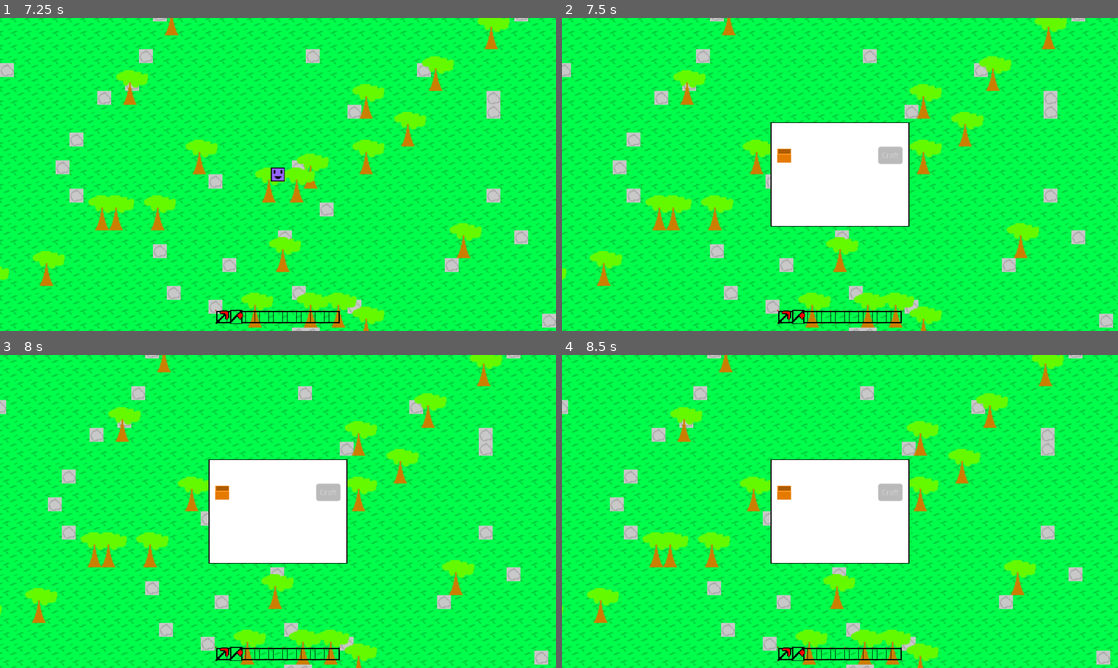
Above: before the commit, frames 1-4 (two rows, left to right).
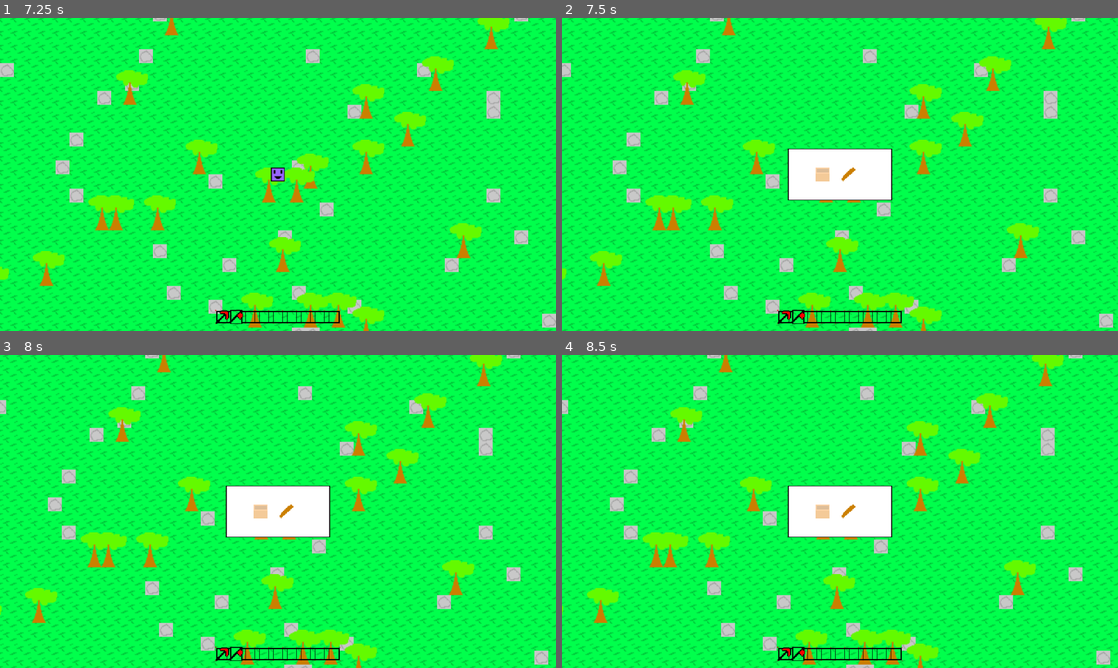
Above: after the commit, the same moments.

Repository: Pokebrouserkat/world
Game: Godot game, scene res://scenes/world.tscn
Two runs of this game, one before a commit and one after it. Both use one fixed random seed, a clock stepped at 60 frames per second and the inputs below.
Inputs (mouse positions are in pixels of both pictures, inside the frame that each line leads up to):
- Up to frame 1 (7.25 s): click (222, 318) at 0.52 s; click (233, 318) at 1.27 s; click (250, 318) at 2.02 s; click (266, 318) at 2.77 s; click (278, 318) at 3.52 s; click (289, 318) at 4.27 s; click (305, 318) at 5.02 s; click (316, 318) at 5.77 s; click (333, 318) at 6.52 s
- Up to frame 2 (7.5 s): tap Enter at 7.25 s; move the mouse to (962, 158) at 7.27 s; hold Right from 7.28 s (still down); tap C at 7.35 s; click (962, 158) at 7.42 s
- Up to frame 3 (8 s): keep holding Right
- Up to frame 4 (8.5 s): release Right at 8 s; drag from (728, 527) to (812, 574) at 8.02 s

Frame 1 is identical in both runs. In frame 2, 5.7% of the frame differs, in the area x 37-63%, y 33-67%; in frame 3, 5.7%; in frame 4, 5.7%.

Commit message:
Improve crafting UI and box pickup behavior
- Crafting: click the output item icon to craft (removed button)
- Show ingredient icon smaller with quantity number next to it
- Box breaks in one hit (no health tracking)
- Box drops with no pickup delay for instant collection

🤖 Generated with [Claude Code](https://claude.com/claude-code)

Co-Authored-By: Claude Opus 4.5 <noreply@anthropic.com>

Diff:
--- a/scripts/crafting_window.gd
+++ b/scripts/crafting_window.gd
@@ -10,7 +10,7 @@
 
 # UI elements
 var recipe_container: VBoxContainer = null
-var recipe_buttons: Array[Button] = []
+var recipe_buttons: Array[TextureButton] = []
 
 # Textures
 var box_texture: Texture2D = preload("res://graphics/box.png")
@@ -18,6 +18,9 @@
 var window_bg: Texture2D = preload("res://graphics/windowtileset.png")
 var slot_texture: Texture2D = preload("res://graphics/itemslot.png")
 
+# Ingredient textures lookup
+var ingredient_textures: Dictionary = {}
+
 
 func _ready() -> void:
 	add_to_group("crafting_window")
@@ -32,6 +35,9 @@
 
 
 func _setup_recipes() -> void:
+	# Set up ingredient texture lookup
+	ingredient_textures["Wood"] = wood_texture
+
 	recipes["Box"] = {
 		"ingredients": {"Wood": 5},
 		"output_quantity": 1,
@@ -49,8 +55,8 @@
 	panel.patch_margin_bottom = 4
 	panel.texture_filter = CanvasItem.TEXTURE_FILTER_NEAREST
 	panel.set_anchors_preset(Control.PRESET_CENTER)
-	panel.custom_minimum_size = Vector2(160, 120)
-	panel.size = Vector2(160, 120)
+	panel.custom_minimum_size = Vector2(120, 60)
+	panel.size = Vector2(120, 60)
 	panel.position = -panel.size / 2
 	add_child(panel)
 
@@ -58,14 +64,14 @@
 	var title = Label.new()
 	title.text = "Crafting"
 	title.horizontal_alignment = HORIZONTAL_ALIGNMENT_CENTER
-	title.position = Vector2(0, 8)
-	title.size = Vector2(160, 16)
+	title.position = Vector2(0, 6)
+	title.size = Vector2(120, 14)
 	panel.add_child(title)
 
 	# Recipe container
 	recipe_container = VBoxContainer.new()
-	recipe_container.position = Vector2(8, 28)
-	recipe_container.size = Vector2(144, 84)
+	recipe_container.position = Vector2(8, 22)
+	recipe_container.size = Vector2(104, 32)
 	panel.add_child(recipe_container)
 
 	_populate_recipes()
@@ -86,34 +92,49 @@
 func _create_recipe_row(recipe_name: String, recipe: Dictionary) -> HBoxContainer:
 	var row = HBoxContainer.new()
 	row.add_theme_constant_override("separation", 4)
-
-	# Output icon
-	var output_icon = TextureRect.new()
-	output_icon.texture = recipe.texture
-	output_icon.texture_filter = CanvasItem.TEXTURE_FILTER_NEAREST
-	output_icon.stretch_mode = TextureRect.STRETCH_KEEP_CENTERED
-	output_icon.custom_minimum_size = Vector2(16, 16)
-	row.add_child(output_icon)
-
-	# Recipe info label
-	var info = Label.new()
-	var ingredients_text = ""
+	row.alignment = BoxContainer.ALIGNMENT_CENTER
+
+	# Clickable output icon
+	var output_btn = TextureButton.new()
+	output_btn.texture_normal = recipe.texture
+	output_btn.texture_filter = CanvasItem.TEXTURE_FILTER_NEAREST
+	output_btn.stretch_mode = TextureButton.STRETCH_KEEP
+	output_btn.pressed.connect(_on_craft_pressed.bind(recipe_name))
+	row.add_child(output_btn)
+	recipe_buttons.append(output_btn)
+
+	# Equals sign
+	var equals = Label.new()
+	equals.text = "="
+	equals.add_theme_font_size_override("font_size", 10)
+	row.add_child(equals)
+
+	# Ingredients
+	var first_ing = true
 	for ing_name in recipe.ingredients:
-		if ingredients_text != "":
-			ingredients_text += ", "
-		ingredients_text += str(recipe.ingredients[ing_name]) + " " + ing_name
-	info.text = recipe_name + " (" + ingredients_text + ")"
-	info.add_theme_font_size_override("font_size", 8)
-	info.size_flags_horizontal = Control.SIZE_EXPAND_FILL
-	row.add_child(info)
-
-	# Craft button
-	var craft_btn = Button.new()
-	craft_btn.text = "Craft"
-	craft_btn.add_theme_font_size_override("font_size", 8)
-	craft_btn.pressed.connect(_on_craft_pressed.bind(recipe_name))
-	row.add_child(craft_btn)
-	recipe_buttons.append(craft_btn)
+		if not first_ing:
+			var plus = Label.new()
+			plus.text = "+"
+			plus.add_theme_font_size_override("font_size", 10)
+			row.add_child(plus)
+		first_ing = false
+
+		# Ingredient icon (smaller to show it's not clickable)
+		var ing_icon = TextureRect.new()
+		if ingredient_textures.has(ing_name):
+			ing_icon.texture = ingredient_textures[ing_name]
+		ing_icon.texture_filter = CanvasItem.TEXTURE_FILTER_NEAREST
+		ing_icon.stretch_mode = TextureRect.STRETCH_KEEP_ASPECT_CENTERED
+		ing_icon.custom_minimum_size = Vector2(12, 12)
+		ing_icon.size = Vector2(12, 12)
+		row.add_child(ing_icon)
+
+		# Quantity label
+		var qty = Label.new()
+		qty.text = str(recipe.ingredients[ing_name])
+		qty.add_theme_font_size_override("font_size", 10)
+		qty.vertical_alignment = VERTICAL_ALIGNMENT_CENTER
+		row.add_child(qty)
 
 	return row
 
@@ -178,7 +199,9 @@
 	var idx = 0
 	for recipe_name in recipes:
 		if idx < recipe_buttons.size():
-			recipe_buttons[idx].disabled = not _can_craft(recipes[recipe_name])
+			var can_craft = _can_craft(recipes[recipe_name])
+			# Dim the button if can't craft
+			recipe_buttons[idx].modulate.a = 1.0 if can_craft else 0.4
 		idx += 1
 
 
--- a/scripts/player.gd
+++ b/scripts/player.gd
@@ -129,8 +129,8 @@
         _hit_tile(tile_pos, "rock")
     elif source_id == 2:  # Tree
         _hit_tile(tile_pos, "tree")
-    elif source_id == 3:  # Box
-        _hit_tile(tile_pos, "box")
+    elif source_id == 3:  # Box - instant pickup, no delay
+        _break_tile(tile_pos, "box")
 
 
 func _hit_tile(tile_pos: Vector2i, tile_type: String) -> void:
@@ -153,24 +153,28 @@
     var tile_world_pos = world.map_to_local(tile_pos)
 
     if tile_type == "rock":
-        _spawn_dropped_item("Rock", rock_item_texture, 1, tile_world_pos)
+        _spawn_dropped_item("Rock", rock_item_texture, 1, tile_world_pos, 0.3)
     elif tile_type == "tree":
         # Spread out 10 wood drops
         for i in range(10):
             var spread_offset = Vector2(randf_range(-12, 12), randf_range(-12, 12))
-            _spawn_dropped_item("Wood", wood_texture, 1, tile_world_pos + spread_offset)
+            _spawn_dropped_item("Wood", wood_texture, 1, tile_world_pos + spread_offset, 0.3)
     elif tile_type == "box":
-        _spawn_dropped_item("Box", box_texture, 1, tile_world_pos)
-
-
-func _spawn_dropped_item(item_name: String, texture: Texture2D, quantity: int, pos: Vector2) -> void:
+        # Box: no pickup delay
+        _spawn_dropped_item("Box", box_texture, 1, tile_world_pos, 0.0)
+
+
+func _spawn_dropped_item(item_name: String, texture: Texture2D, quantity: int, pos: Vector2, pickup_delay: float = 0.3) -> void:
     var dropped = dropped_item_scene.instantiate() as DroppedItem
     var item = Item.create(item_name, texture, quantity)
     dropped.set_item(item)
     dropped.add_to_group("dropped_items")
     dropped.global_position = pos
     get_parent().add_child(dropped)
-    dropped.enable_pickup_after_delay(0.3)
+    if pickup_delay > 0:
+        dropped.enable_pickup_after_delay(pickup_delay)
+    else:
+        dropped.can_pickup = true
 
 
 func _try_place_item() -> void:
